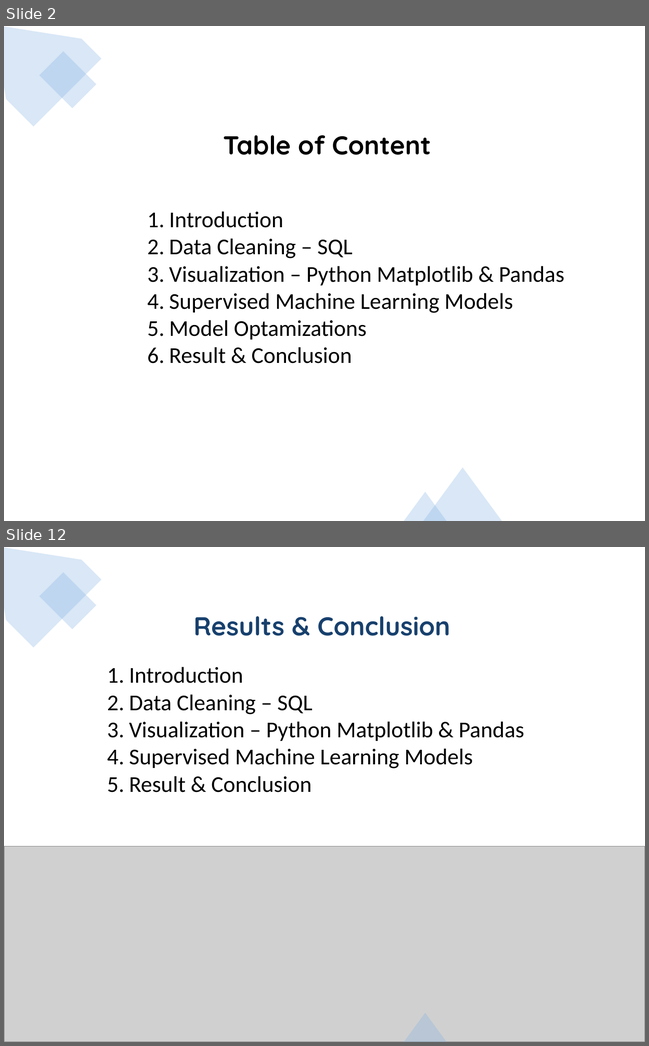
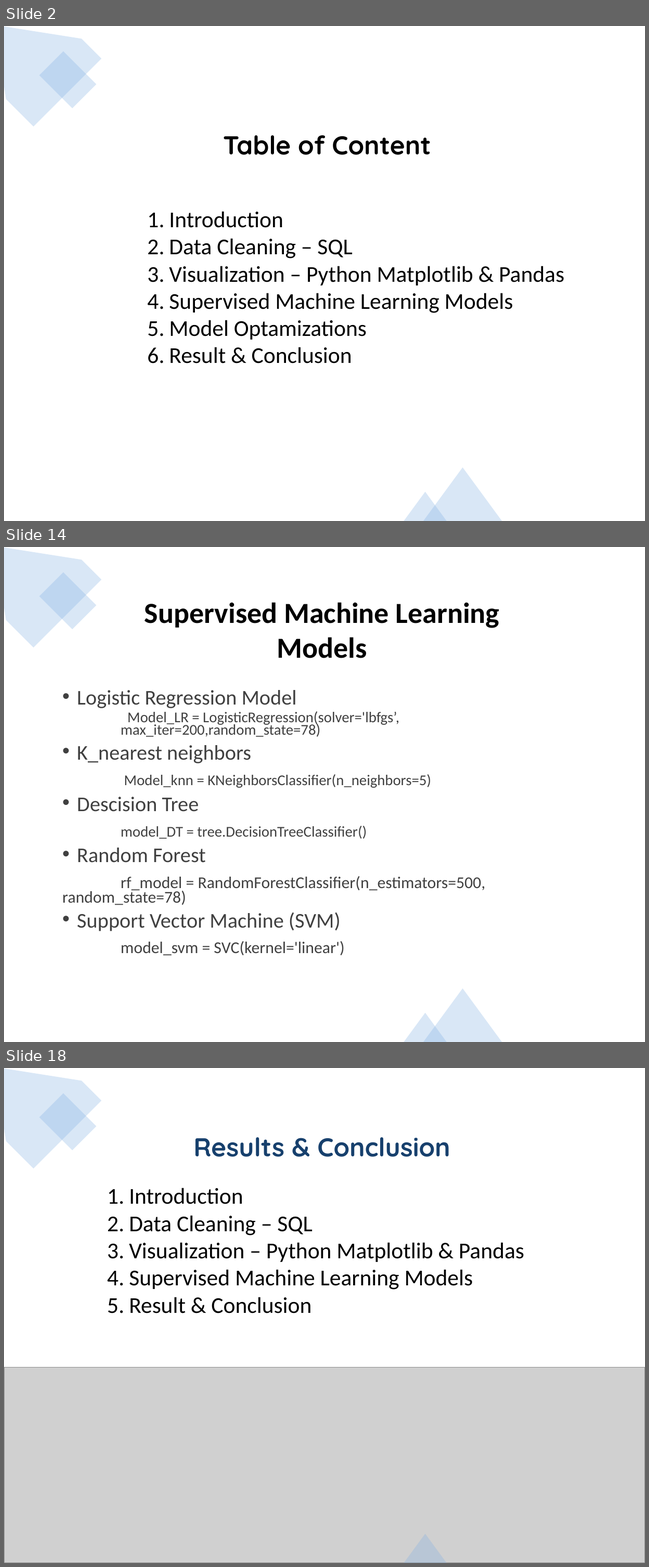
Before and after one commit to jojoalva/Stroke-Project-4, a slide deck: Presentation/Project4_presentation_draft.pptx. Shown one above the other, each under a label of ours: slides 2 and 12 before the commit, slides 2, 14 and 18 after it; the slides between them are not shown. The pictures are 649x1046 and 649x1567 pixels, drawn with LibreOffice and Linux fonts; fonts in the diff are those of the drawing; grey boxes stand for pictures. Boxes give left, top, right and bottom in pixels: in the first picture for what was removed or moved away, otherwise in the second. Text is boxed around its words. In the diff, an @@ line names an element or a change of style, - is before the commit and + after.

```diff
--- a/Presentation/Project4_presentation_draft.pptx
+++ b/Presentation/Project4_presentation_draft.pptx
@@ slide 14 added at box(4, 547, 645, 1042), background #FFFFFF; not listed: 2 template elements that a slide beside it also shows @@
@@ rectangle added at box(4, 547, 645, 1042), fill #FFFFFF @@
@@ freeform shape added at box(4, 547, 101, 648), fill #82B1E4 at 30% opacity @@
@@ freeform shape added at box(495, 547, 645, 654), fill #FFFFFF at 30% opacity @@
@@ rectangle added at box(39, 572, 96, 629), fill #82B1E4 at 30% opacity @@
@@ rectangle added at box(519, 589, 580, 649), fill #FFFFFF at 30% opacity @@
@@ text added at box(144, 602, 500, 658), 36 pt, text #000000, bold @@
+Supervised Machine Learning Models
@@ text added at box(62, 690, 486, 956), 18.5 pt, text #404040 @@
+• Logistic Regression Model
+    Model_LR = LogisticRegression(solver='lbfgs’, max_iter=200,random_state=78)
+• K_nearest neighbors
+Model_knn = KNeighborsClassifier(n_neighbors=5)
+• Descision Tree
+model_DT = tree.DecisionTreeClassifier()
+• Random Forest
+rf_model = RandomForestClassifier(n_estimators=500, random_state=78)
+• Support Vector Machine (SVM)
+model_svm = SVC(kernel='linear')
@@ triangle added at box(423, 988, 502, 1042), fill #82B1E4 at 30% opacity @@
@@ triangle added at box(403, 1013, 447, 1042), fill #82B1E4 at 30% opacity @@
@@ what was slide 12 is now slide 18 @@
```
Also in this commit, not shown: 6 slides changed, 8 other slides added, 3 slides removed, 1 other file.
